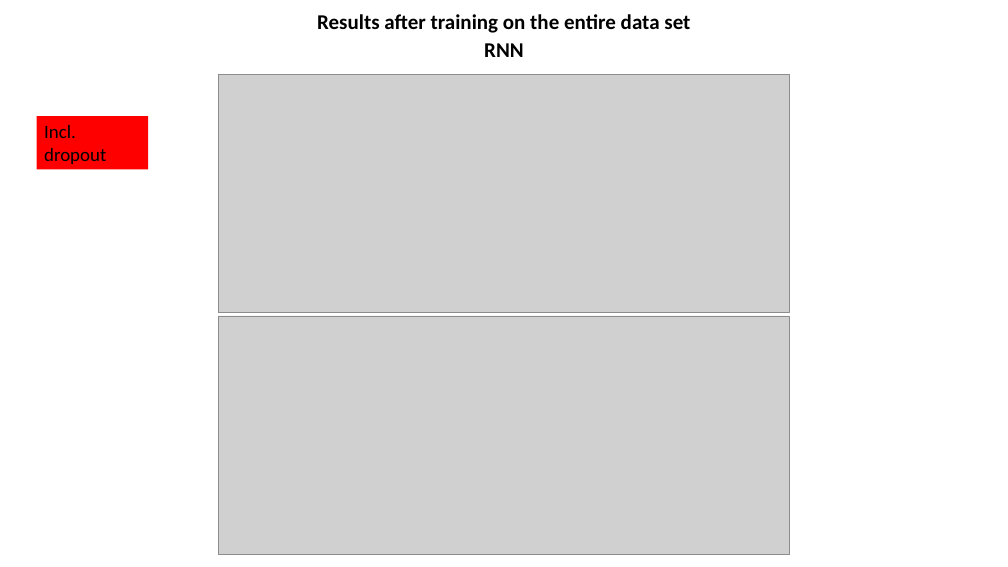
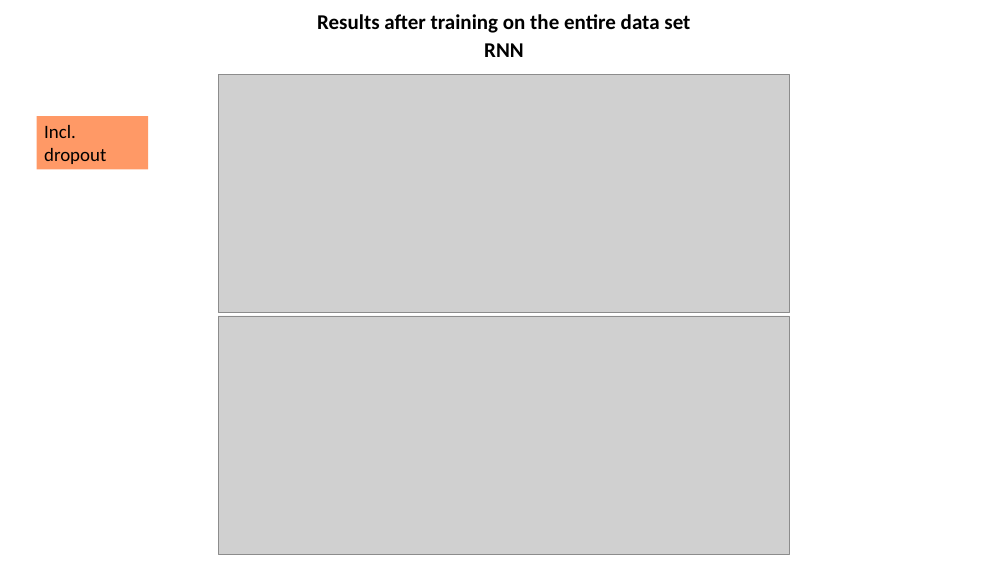
Before and after one commit to sfremerey/backprophet, a slide deck: slide 17 of Backprophet.pptx (slide 13 before the commit). Drawn at 1008x567 pixels with LibreOffice and Linux fonts; fonts in the diff are those of the drawing; grey boxes stand for pictures. Boxes give left, top, right and bottom in pixels: in the first picture for what was removed or moved away, otherwise in the second. Text is boxed around its words. In the diff, an @@ line names an element or a change of style, - is before the commit and + after.

```diff
--- a/Backprophet.pptx
+++ b/Backprophet.pptx
@@ rectangle "Incl." at (x1=37, y1=116, x2=149, y2=169): fill #FF0000 to #FF9966 @@
```
Also in this commit, not shown: 15 other slides changed, 6 slides added, 1 slide removed, 1 other file.
